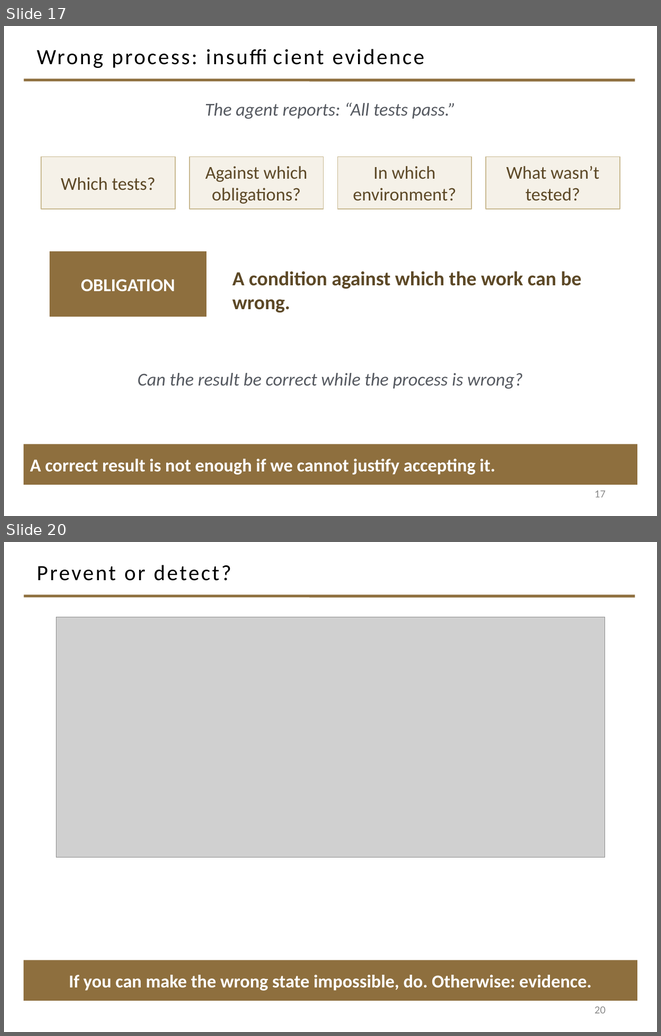
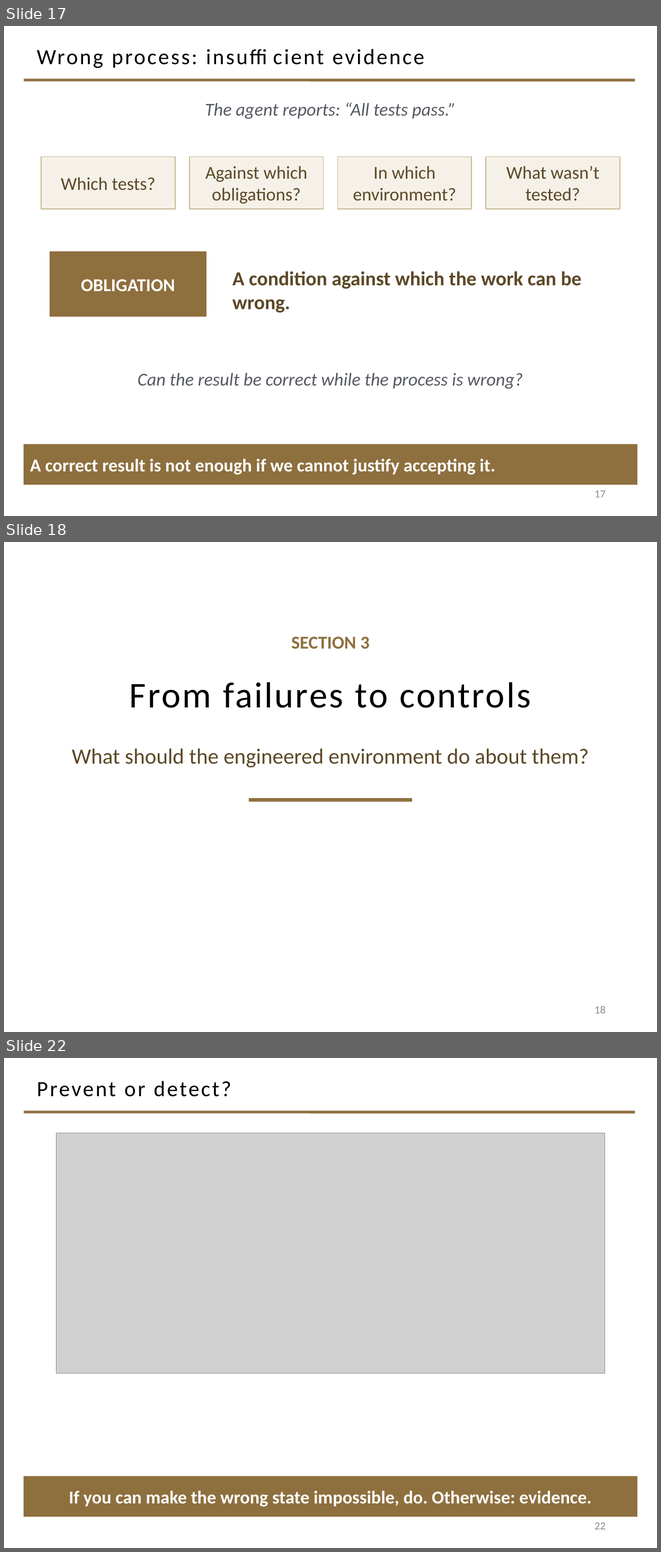
Before and after one commit to davisjam/model-based-agentic-software-engineering, a slide deck: course/lectures/act-2-delegation-and-control/03-alignment/2-3-Alignment.pptx. Shown one above the other, each under a label of ours: slides 17 and 20 before the commit, slides 17, 18 and 22 after it; the slides between them are not shown. The pictures are 661x1036 and 661x1552 pixels, drawn with LibreOffice and Linux fonts; fonts in the diff are those of the drawing; grey boxes stand for pictures; background and template pictures are left out. Boxes give left, top, right and bottom in pixels: in the first picture for what was removed or moved away, otherwise in the second. Text is boxed around its words. In the diff, an @@ line names an element or a change of style, - is before the commit and + after.

Commit message:
deck 2-3 S3: 'From failures to controls' becomes a section; four-roles slide splits
'A failure model suggests controls' converts to the SECTION 3 divider; its
failure-to-response table rebuilds as the section's first content slide at the
20pt floor, noting the bottom two rows are species of process failure kept for
their distinct mechanisms. Four-roles slide keeps the roles at 20pt+; the
obligation/constraint pipeline gets its own slide. Downstream Section-3 slides
floored at 20pt.

```diff
--- a/course/lectures/act-2-delegation-and-control/03-alignment/2-3-Alignment.pptx
+++ b/course/lectures/act-2-delegation-and-control/03-alignment/2-3-Alignment.pptx
@@ slide 18 added at [4, 542, 657, 1032], background #FFFFFF @@
@@ text added at [291, 636, 369, 649], 20 pt, text #8E6F3E, bold @@
+SECTION 3
@@ title added at [129, 682, 531, 708], 40 pt, text #000000 @@
+From failures to controls
@@ text added at [72, 748, 589, 767], 24 pt, text #5C4826 @@
+What should the engineered environment do about them?
@@ rectangle added at [249, 798, 412, 802], fill #8E6F3E @@
@@ page number added at [594, 1006, 606, 1013], 12 pt, text #8C8C8C @@
+18
@@ what was slide 20 is now slide 22 @@
@@ page number at [594, 1522, 606, 1529]: text changed @@
-20
+22
```
Also in this commit, not shown: 4 slides changed, 1 other slide added.
